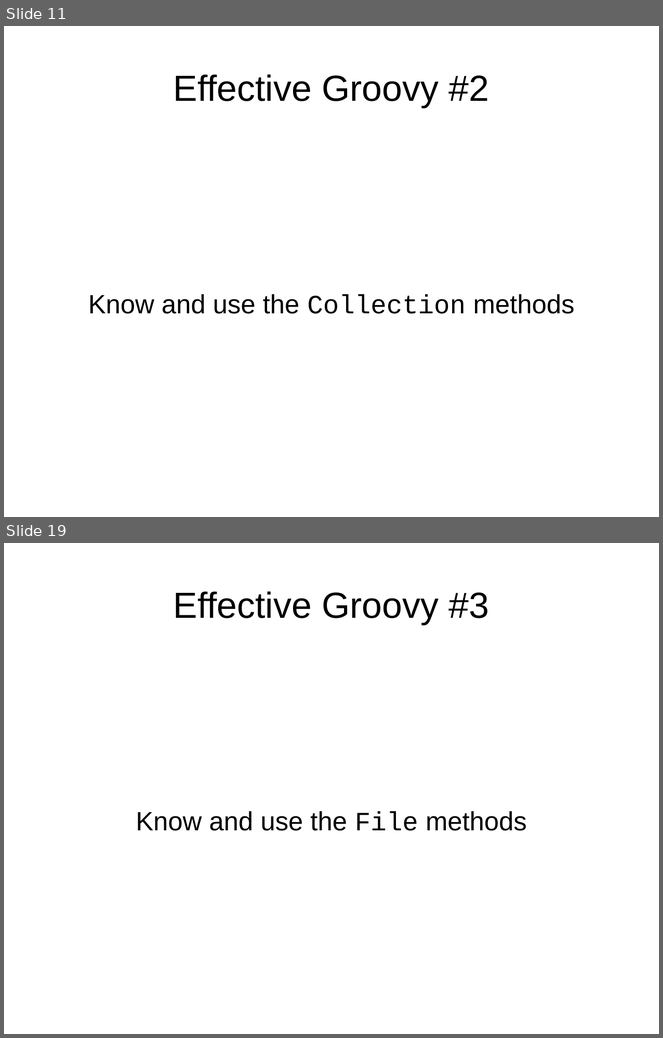
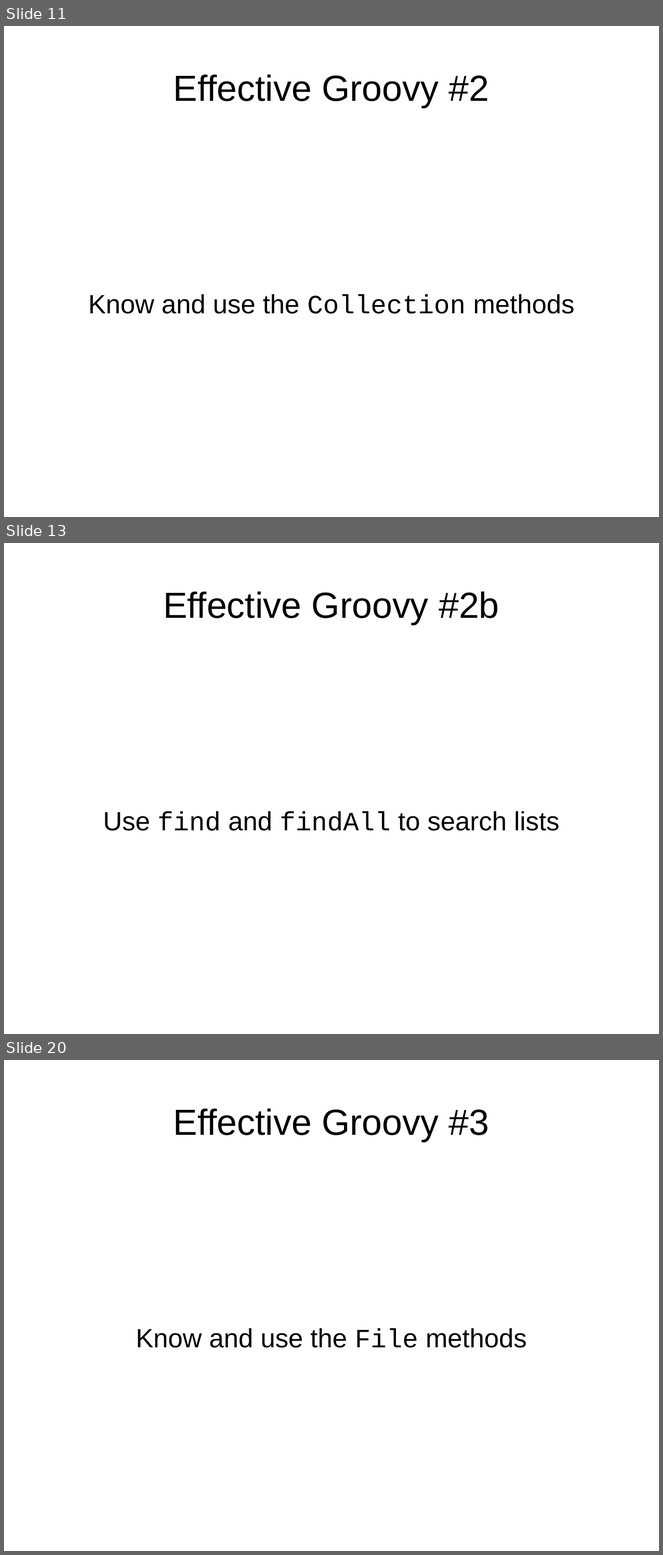
Before and after one commit to HamletDRC/presentations, a slide deck: effectivegroovy/effectivegroovy_springio2011.odp. Shown one above the other, each under a label of ours: slides 11 and 19 before the commit, slides 11, 13 and 20 after it; the slides between them are not shown. The pictures are 663x1038 and 663x1555 pixels, drawn with LibreOffice and Linux fonts; fonts in the diff are those of the drawing; background and template pictures are left out. Boxes give left, top, right and bottom in pixels: in the first picture for what was removed or moved away, otherwise in the second. Text is boxed around its words. In the diff, an @@ line names an element or a change of style, - is before the commit and + after.

Commit message:
effective grovoy, small slide changes.

```diff
--- a/effectivegroovy/effectivegroovy_springio2011.odp
+++ b/effectivegroovy/effectivegroovy_springio2011.odp
@@ slide 13 added at [4,543,659,1034], background picture (left out) @@
@@ title added at [163,591,499,625], 44 pt, text #000000 @@
+Effective Groovy #2b
@@ subtitle added at [103,811,559,831], 32 pt, text #000000 @@
+Use find and findAll to search lists
@@ what was slide 19 is now slide 20 @@
```
Also in this commit, not shown: 10 slides changed, 2 other files.
